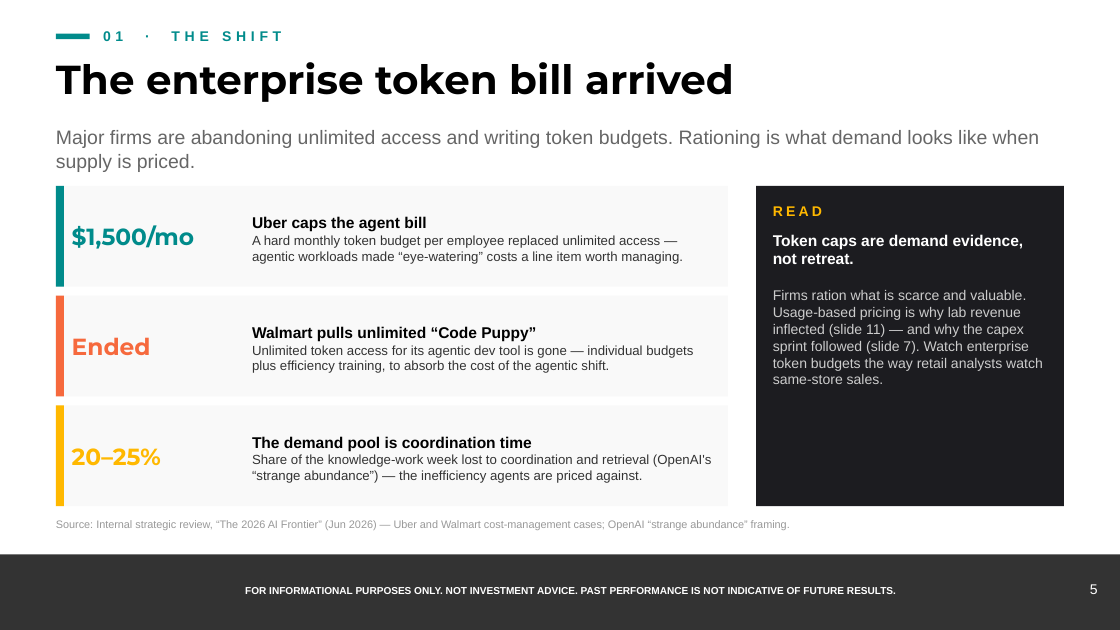
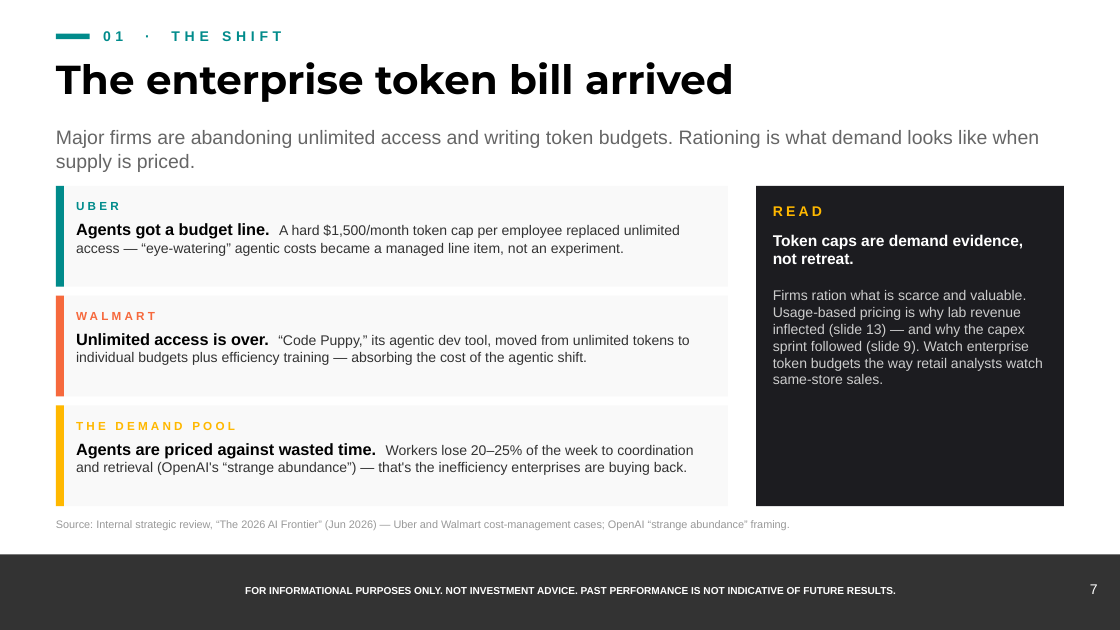
Before and after one commit to samuelcmcclellan-cell/ai-markets-deck, a slide deck: slide 7 of ai-markets-deck.pptx (slide 5 before the commit). Drawn at 1120x630 pixels with LibreOffice and Linux fonts; fonts in the diff are those of the drawing. Boxes give left, top, right and bottom in pixels: in the first picture for what was removed or moved away, otherwise in the second. Text is boxed around its words. In the diff, an @@ line names an element or a change of style, - is before the commit and + after.

```diff
--- a/ai-markets-deck.pptx
+++ b/ai-markets-deck.pptx
@@ text added at (76,202,119,210), 7.5 pt, text #008B8B, bold @@
+UBER
@@ text removed at (72,225,194,249) @@
-$1,500/mo
@@ vertical alignment middle to top in 3 elements at (76,333,690,365), (76,443,693,475), (76,223,680,256) @@
@@ text at (76,223,680,256): text changed; size 8.5 to 9 pt @@
-Uber caps the agent bill
-A hard monthly token budget per employee replaced unlimited access — agentic workloads made “eye-watering” costs a line item worth managing.
+Agents got a budget line. A hard $1,500/month token cap per employee replaced unlimited access — “eye-watering” agentic costs became a managed line item, not an experiment.
@@ text at (773,290,1043,384): text changed @@
-Firms ration what is scarce and valuable. Usage-based pricing is why lab revenue inflected (slide 11) — and why the capex sprint followed (slide 7). Watch enterprise token budgets the way retail analysts watch same-store sales.
+Firms ration what is scarce and valuable. Usage-based pricing is why lab revenue inflected (slide 13) — and why the capex sprint followed (slide 9). Watch enterprise token budgets the way retail analysts watch same-store sales.
@@ text added at (76,312,155,320), 7.5 pt, text #F6693D, bold @@
+WALMART
@@ text removed at (72,337,151,355) @@
-Ended
@@ text at (76,333,690,365): text changed; size 8.5 to 9 pt @@
-Walmart pulls unlimited “Code Puppy”
-Unlimited token access for its agentic dev tool is gone — individual budgets plus efficiency training, to absorb the cost of the agentic shift.
+Unlimited access is over. “Code Puppy,” its agentic dev tool, moved from unlimited tokens to individual budgets plus efficiency training — absorbing the cost of the agentic shift.
@@ text removed at (72,448,161,466) @@
-20–25%
@@ text at (76,443,693,475): text changed; size 8.5 to 9 pt @@
-The demand pool is coordination time
-Share of the knowledge-work week lost to coordination and retrieval (OpenAI's “strange abundance”) — the inefficiency agents are priced against.
+Agents are priced against wasted time. Workers lose 20–25% of the week to coordination and retrieval (OpenAI's “strange abundance”) — that's the inefficiency enterprises are buying back.
@@ text added at (76,422,235,430), 7.5 pt, text #FFB800, bold @@
+THE DEMAND POOL
@@ text at (1090,584,1098,594): text changed @@
-5
+7
```
Also in this commit, not shown: 17 other slides changed, 7 slides added, 2 slides removed, 33 other files.
